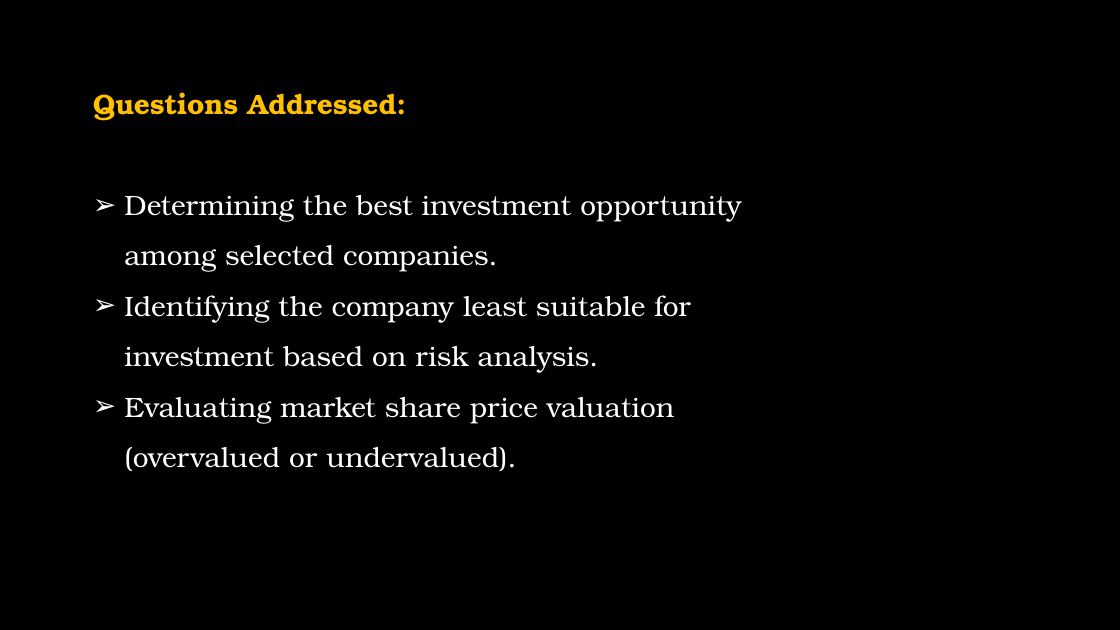
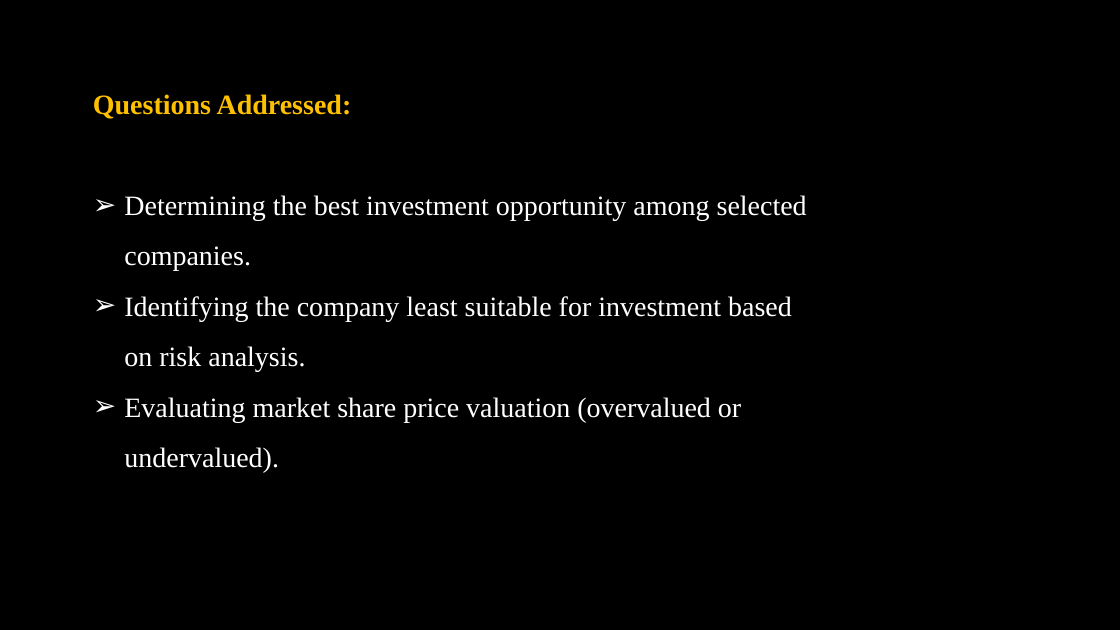
Before and after one commit to jash1112/project-financial_analysis, a slide deck: slide 3 of The project.pptx. Drawn at 1120x630 pixels with LibreOffice and Linux fonts; fonts in the diff are those of the drawing; background and template pictures are left out. Boxes give left, top, right and bottom in pixels: in the first picture for what was removed or moved away, otherwise in the second. Text is boxed around its words. In the diff, an @@ line names an element or a change of style, - is before the commit and + after.

```diff
--- a/The project.pptx
+++ b/The project.pptx
@@ text "Questions Addressed:" at <box>93,94,807,473</box>: font TeX Gyre Bonum to Times New Roman @@
```
Also in this commit, not shown: 2 other slides changed.
